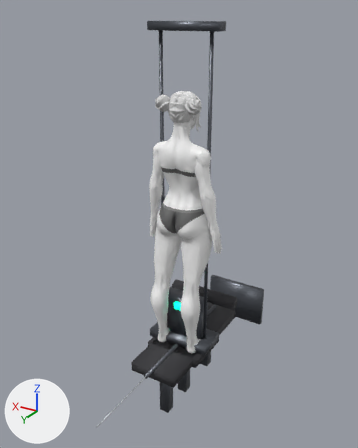
An edit to the glTF model mobile/assets/models/anatomy_female.glb, drawn before and after from the same camera.
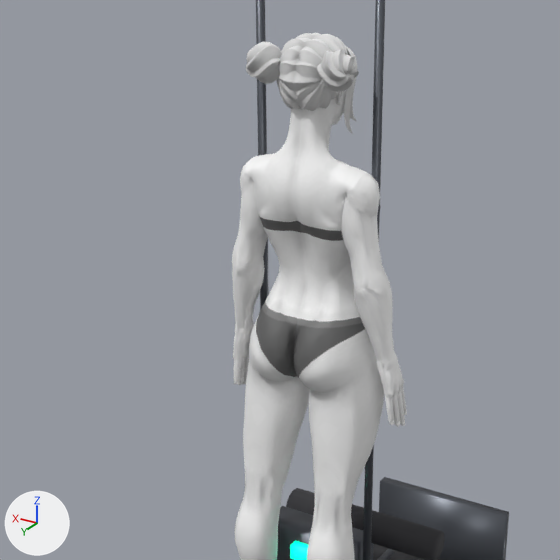
Each version is shown whole from a camera (50 mm lens) standing at (-1.53, 2.63, 2.22) and looking at (0.03, 0.02, 0.91), then close up on the part from 15% to 80% of the width and 17% to 69% of the height. The lights are fixed; the arrows at lower left show +X, +Y and +Z. The older version's two pictures come first. Vertices at exactly the same position are counted once.

Names of what the first close-up shows: 'Anatomy'.
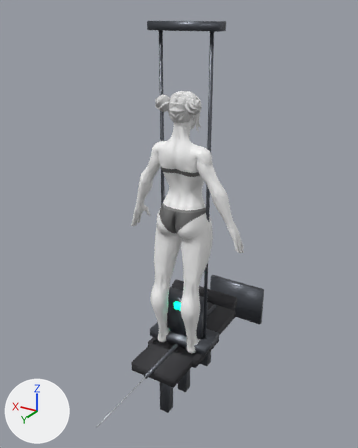
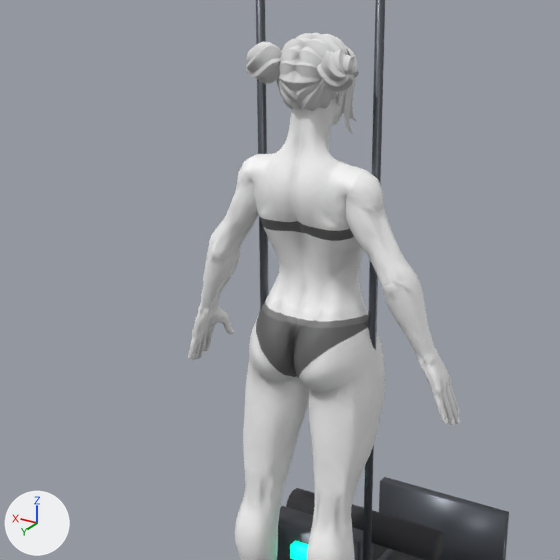
Boxes [x1, y1, x2, y2] around the edits, measured in the close-ups (560 x 560 px; the box of a moved part takes in the faces that stretch with it):
'Anatomy', reshaped: before [232, 0, 509, 560]; after [188, 0, 509, 560]
part 1 of me_anatomy, moved or reshaped: before [232, 151, 407, 502]; after [188, 153, 460, 498]
part 2 of me_anatomy, recoloured: after [353, 244, 365, 311]
part 3 of me_anatomy, recoloured: before [265, 222, 371, 321]; after [255, 201, 349, 304]

The change in detail:
me_anatomy is used by ob_anatomy; location (0.0, 0.0, 0.0).
me_anatomy had 33106 vertices, 65901 faces and spanned x -0.26..0.27, y -0.94..1.0, z -0.47..2.16.
me_anatomy now has 32795 vertices, 65269 faces and spans x -0.43..0.43, y -0.94..1.0, z -0.47..2.16.
me_anatomy part 1: 444 vertices moved within x -0.24..0.24, y -0.12..0.14, z 0.09..1.48; 11259 vertices removed from x -0.26..0.27, y -0.12..0.16, z 0.13..1.49; 10948 vertices added at x -0.43..0.43, y -0.12..0.14, z 0.09..1.48.
me_anatomy part 2: 22 faces spanning x -0.14..0.13, y -0.01..0.01, z 1.07..1.26 switch from mat_obliques to mat_skin.
me_anatomy part 3: 87 faces spanning x -0.2..0.14, y 0.02..0.1, z 1.06..1.36 switch from mat_skin to mat_lats.
me_anatomy no longer uses material mat_front_delts.
